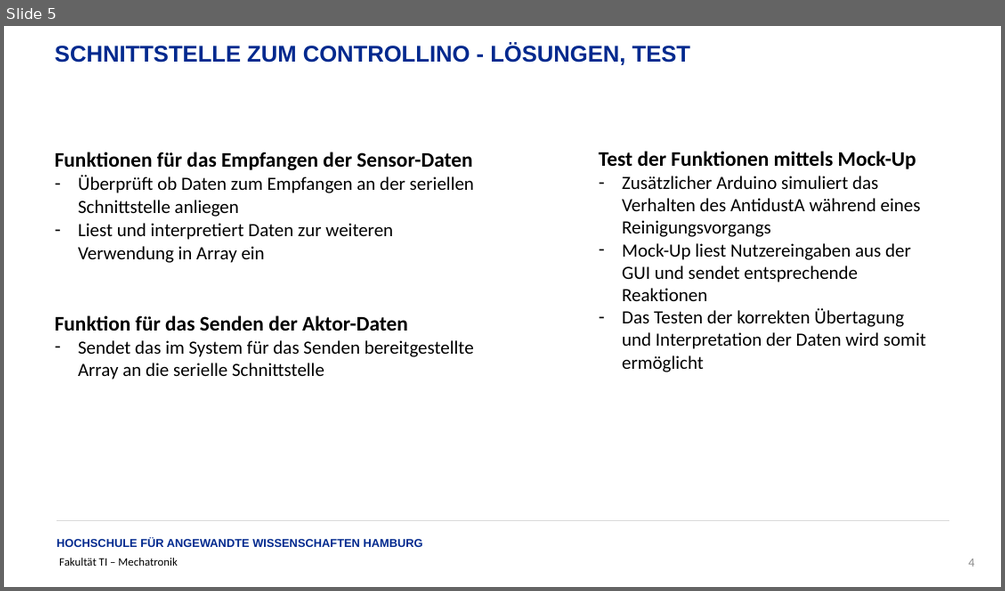
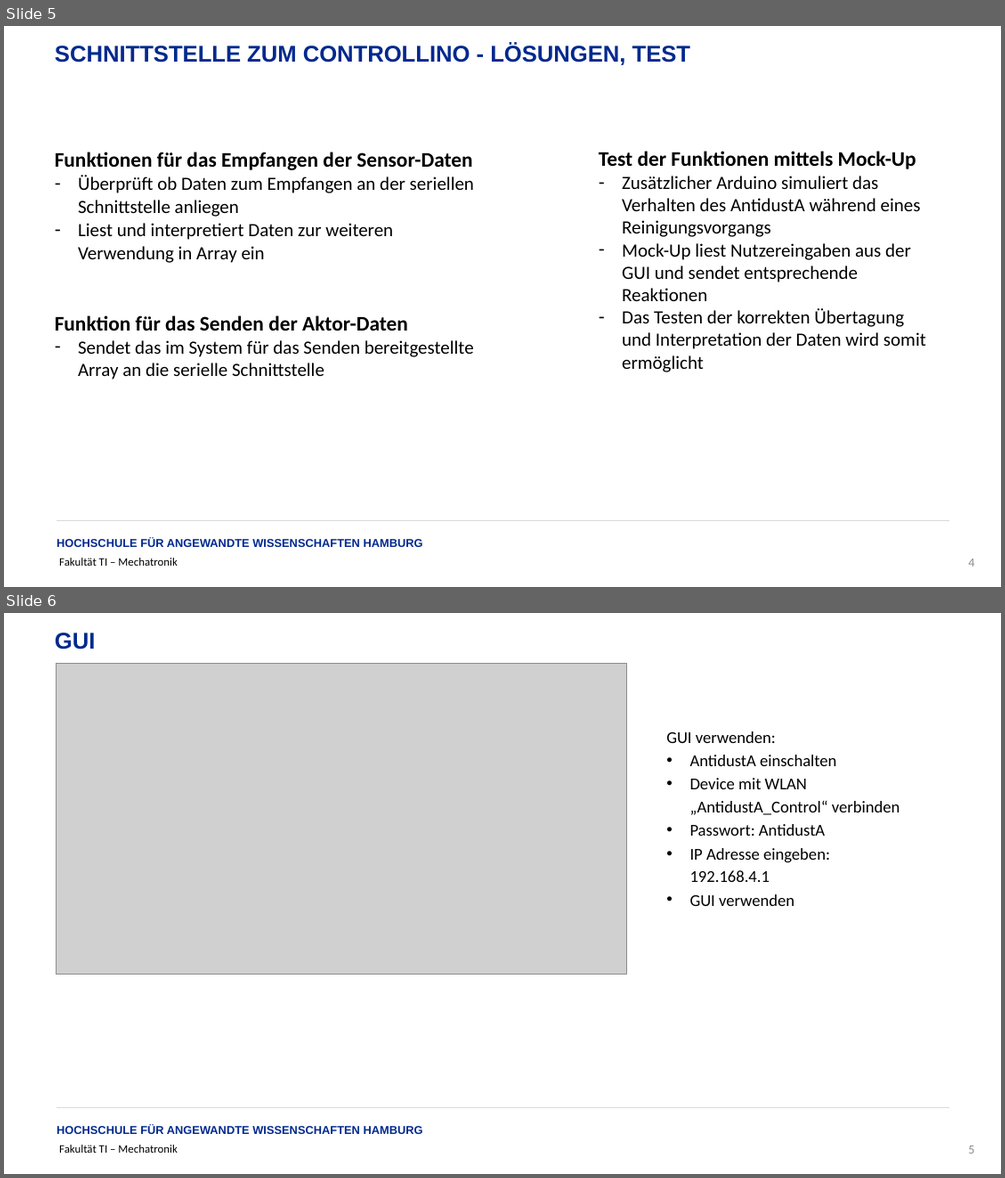
Before and after one commit to EpicKarl/mDesign, a slide deck: Doku/Präsentation/Showcase_AntidustA2.0_Fernwartung.pptx. Shown one above the other, each under a label of ours: slide 5 before the commit, slides 5 and 6 after it. The pictures are 1005x591 and 1005x1178 pixels, drawn with LibreOffice and Linux fonts; fonts in the diff are those of the drawing; grey boxes stand for pictures; background and template pictures are left out. Boxes give left, top, right and bottom in pixels: in the first picture for what was removed or moved away, otherwise in the second. Text is boxed around its words. In the diff, an @@ line names an element or a change of style, - is before the commit and + after.

```diff
--- a/Doku/Präsentation/Showcase_AntidustA2.0_Fernwartung.pptx
+++ b/Doku/Präsentation/Showcase_AntidustA2.0_Fernwartung.pptx
@@ slide 6 added at box(4, 613, 1001, 1174), background #FFFFFF; not listed: 3 template elements that a slide beside it also shows @@
@@ text added at box(55, 633, 96, 649), 22 pt, text #02298E, bold @@
+GUI
@@ picture added at box(56, 663, 627, 974) @@
@@ text added at box(666, 731, 900, 906), 16 pt, text #000000 @@
+GUI verwenden:
+• AntidustA einschalten
+• Device mit WLAN „AntidustA_Control“ verbinden
+• Passwort: AntidustA
+• IP Adresse eingeben: 192.168.4.1
+• GUI verwenden
@@ page number added at box(968, 1145, 974, 1153), 12 pt, text #8C8C8C @@
+5
```
Also in this commit, not shown: 3 other slides added, 1 slide removed.
